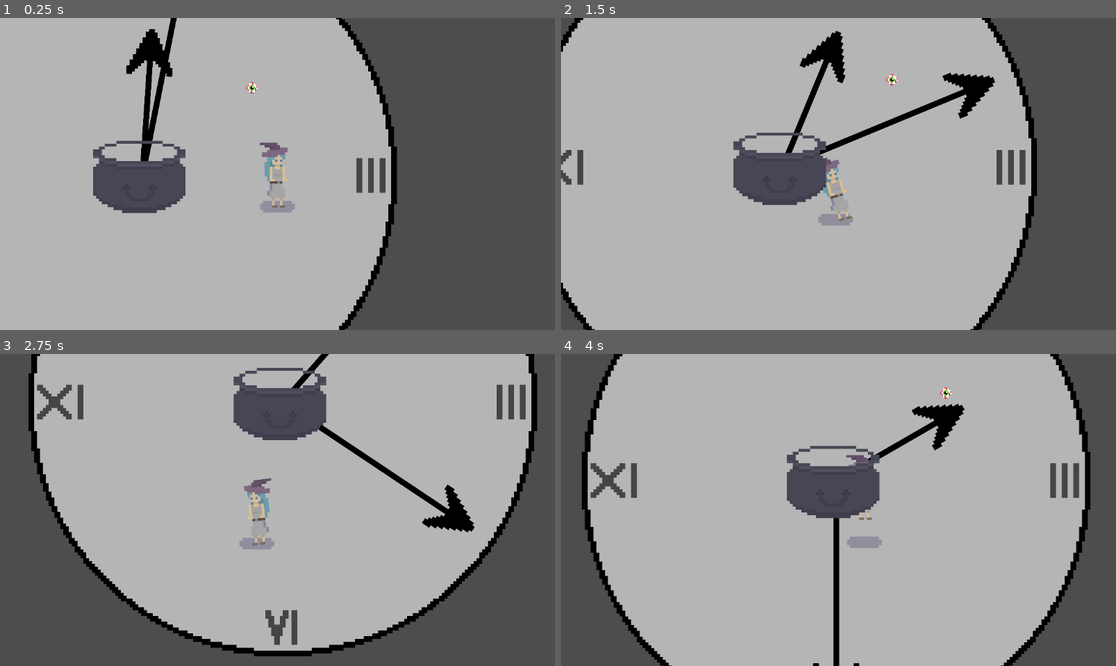
Above: before the commit, frames 1-4 (two rows, left to right).
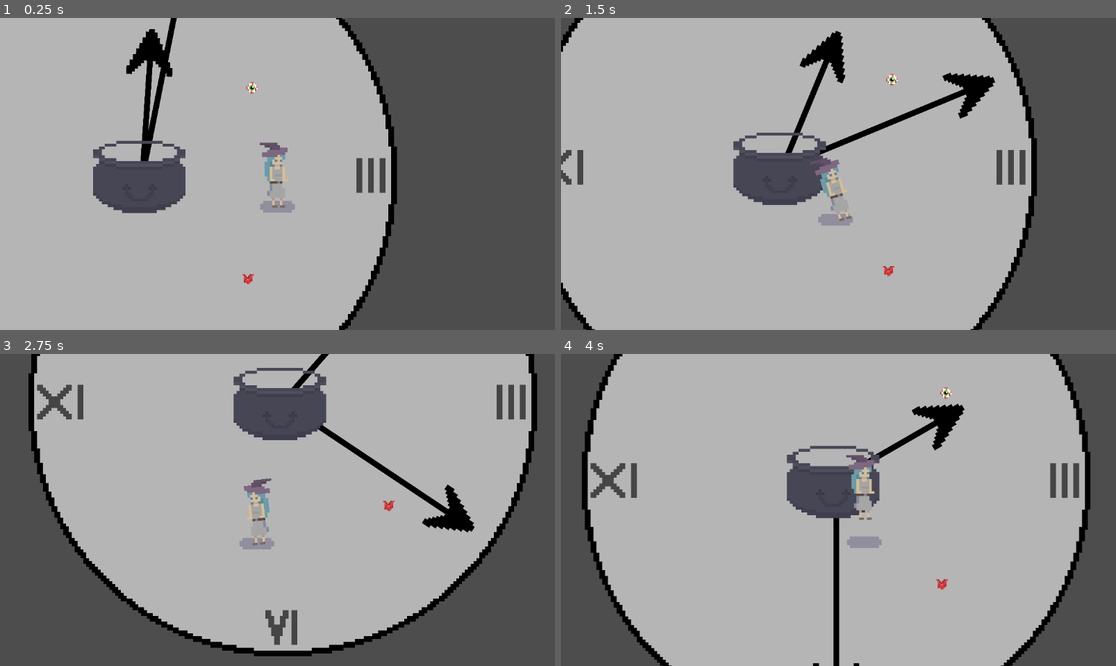
Above: after the commit, the same moments.

Repository: arrowira/miniJam189
Game: Godot game, scene res://Scenes/main.tscn
Same seed, same stepped clock (60 frames per second), same inputs: the game is played once before the commit and once after it.
Inputs:
- Up to frame 1 (0.25 s): no input
- Up to frame 2 (1.5 s): hold A (right) 0.53-1.28 s; tap Space (jump) at 0.77 s; hold S (down) from 1.28 s (still down)
- Up to frame 3 (2.75 s): tap Space (jump) at 1.52 s; release S (down) at 2.03 s; hold A (right) from 2.03 s (still down)
- Up to frame 4 (4 s): release A (right) at 2.78 s; hold W (up) 2.78-3.53 s; tap Space (jump) at 3.02, 3.77 s; hold D (left) from 3.53 s (still down)

The runs differ from the first frame. In frame 1, less than 0.1% of the frame differs, in the area x 43-46%, y 81-86%; in frame 2, 0.2%; in frame 3, less than 0.1%; in frame 4, 0.5%, in the area x 51-70%, y 33-76%.

Commit message:
Pickup Items

Diff:
--- /dev/null
+++ b/minijam189/Scenes/Heart.tscn
@@ -0,0 +1,25 @@
+[gd_scene load_steps=4 format=3 uid="uid://3rpo24fr3qjk"]
+
+[ext_resource type="Script" path="res://Scripts/PickupObj.gd" id="1_hh8bs"]
+[ext_resource type="Texture2D" uid="uid://8mjr3ycmfkoq" path="res://sprites/WashingMachineHeart.png" id="2_p4oa2"]
+
+[sub_resource type="RectangleShape2D" id="RectangleShape2D_s2j77"]
+size = Vector2(8, 8)
+
+[node name="Heart" type="Node2D"]
+
+[node name="Heart" type="Area2D" parent="."]
+scale = Vector2(10, 10)
+collision_layer = 2
+collision_mask = 2
+script = ExtResource("1_hh8bs")
+
+[node name="CollisionShape2D" type="CollisionShape2D" parent="Heart"]
+position = Vector2(0, 1.90735e-07)
+shape = SubResource("RectangleShape2D_s2j77")
+
+[node name="Sprite2D" type="Sprite2D" parent="Heart"]
+texture_filter = 1
+texture = ExtResource("2_p4oa2")
+
+[connection signal="body_entered" from="Heart" to="Heart" method="_on_body_entered"]
--- a/minijam189/Scenes/clock.tscn
+++ b/minijam189/Scenes/clock.tscn
@@ -6,7 +6,7 @@
 [ext_resource type="Texture2D" uid="uid://cknpkl1nwirt" path="res://sprites/littleClockHand-1.png.png" id="4_sxq22"]
 
 [sub_resource type="RectangleShape2D" id="RectangleShape2D_mvik4"]
-size = Vector2(38, 1371)
+size = Vector2(41.5, 1179)
 
 [node name="Node2D" type="Node2D"]
 
@@ -24,7 +24,7 @@
 [node name="StaticBody2D" type="StaticBody2D" parent="littleHand"]
 
 [node name="CollisionShape2D" type="CollisionShape2D" parent="littleHand/StaticBody2D"]
-position = Vector2(-1, -670.5)
+position = Vector2(1.5, -492)
 shape = SubResource("RectangleShape2D_mvik4")
 
 [node name="bigHand" type="Node2D" parent="."]
@@ -38,5 +38,5 @@
 [node name="StaticBody2D" type="StaticBody2D" parent="bigHand"]
 
 [node name="CollisionShape2D" type="CollisionShape2D" parent="bigHand/StaticBody2D"]
-position = Vector2(-1, -683)
+position = Vector2(-5.25, -765.5)
 shape = SubResource("RectangleShape2D_mvik4")
--- a/minijam189/Scenes/main.tscn
+++ b/minijam189/Scenes/main.tscn
@@ -1,13 +1,16 @@
-[gd_scene load_steps=5 format=3 uid="uid://da84iljfblkf7"]
+[gd_scene load_steps=6 format=3 uid="uid://da84iljfblkf7"]
 
 [ext_resource type="PackedScene" uid="uid://dh5gwa1vkhg2n" path="res://Scenes/clock.tscn" id="1_kxde8"]
 [ext_resource type="PackedScene" uid="uid://r10kfgnss2h0" path="res://Scenes/player.tscn" id="2_ee1yk"]
 [ext_resource type="PackedScene" uid="uid://ceou6ww1oulsy" path="res://Scenes/Cauldron.tscn" id="3_8guol"]
 [ext_resource type="PackedScene" uid="uid://p5sgoheg6jxg" path="res://Scenes/Eyeball.tscn" id="4_htf55"]
+[ext_resource type="PackedScene" uid="uid://3rpo24fr3qjk" path="res://Scenes/Heart.tscn" id="5_n752p"]
 
 [node name="Node2D" type="Node2D"]
+y_sort_enabled = true
 
 [node name="Node2D" parent="." instance=ExtResource("1_kxde8")]
+z_index = -1
 
 [node name="player" parent="." instance=ExtResource("2_ee1yk")]
 position = Vector2(934, -9)
@@ -17,3 +20,6 @@
 
 [node name="Eyeball" parent="." instance=ExtResource("4_htf55")]
 position = Vector2(758, -606)
+
+[node name="Heart" parent="." instance=ExtResource("5_n752p")]
+position = Vector2(732, 714)
--- a/minijam189/Scripts/PickupObj.gd
+++ b/minijam189/Scripts/PickupObj.gd
@@ -14,5 +14,10 @@
 func _on_body_entered(body):
 	if body.name == "Player":
 		if(get_node("/root/Node2D/player/Player/InventoryManager").Holding == false):
-			get_node("/root/Node2D/player/Player/InventoryManager").ParseItem("Eye")
+			match get_path():
+				NodePath("/root/Node2D/Eyeball/Eye"):
+					get_node("/root/Node2D/player/Player/InventoryManager").ParseItem("Eye")
+			match get_path():
+				NodePath("/root/Node2D/Heart/Heart"):
+					get_node("/root/Node2D/player/Player/InventoryManager").ParseItem("Heart")
 			queue_free()
--- a/minijam189/Scripts/PlayerInventory.gd
+++ b/minijam189/Scripts/PlayerInventory.gd
@@ -8,13 +8,21 @@
 
 # Called every frame. 'delta' is the elapsed time since the previous frame.
 func _process(delta: float) -> void:
-	if ItemID != 0:
-		print(ItemID)
 	pass
 
 func ParseItem(Id):
+	Holding = true
+	var Texture = "";
 	match Id:
 		"Eye":
 			ItemID = 1
+			Texture = "res://sprites/Eyeball.png"
 		"Heart":
 			ItemID = 2
+			Texture = "res://sprites/WashingMachineHeart.png"
+	var sprite = Sprite2D.new()
+	sprite.texture = load(Texture)
+	sprite.scale.x = 10
+	sprite.scale.y = 10
+	sprite.texture_filter = sprite.TEXTURE_FILTER_NEAREST
+	get_node("/root/Node2D/player/Player").add_child(sprite)
Not shown, added: minijam189/Scenes/Eye6F99.tmp
Not shown, added: minijam189/Scenes/Eye83DD.tmp
